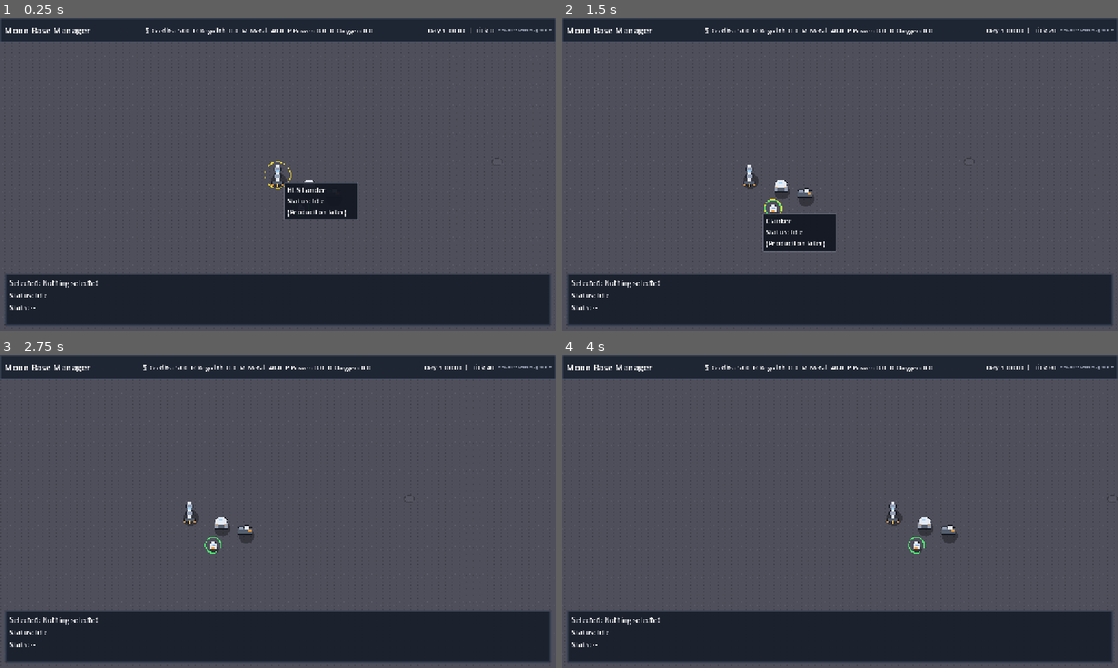
Above: before the commit, frames 1-4 (two rows, left to right).
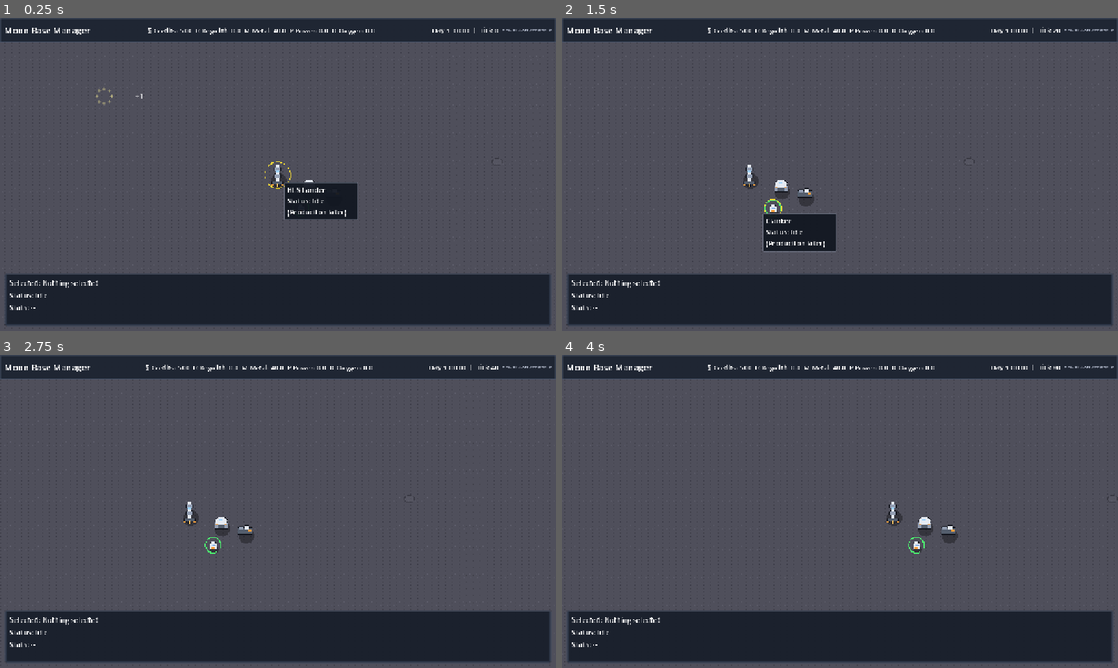
Above: after the commit, the same moments.

Repository: gitgrahamdunn/MoonIsState
Game: Godot game, scene res://scenes/game/Main.tscn
The game is run twice, just before and just after one commit, with the same random seed, the same clock (stepped at 60 frames per second) and the same inputs.
Inputs (mouse positions are in pixels of both pictures, inside the frame that each line leads up to):
- Up to frame 1 (0.25 s): no input
- Up to frame 2 (1.5 s): tap A at 0.5, 1.25 s; move the mouse to (962, 158) at 0.52 s; hold Right (ui_right) 0.53-1.25 s; tap C at 0.6 s; click (962, 158) at 0.67 s; drag from (728, 190) to (812, 237) at 1.27 s
- Up to frame 3 (2.75 s): tap A at 2 s; move the mouse to (333, 442) at 2.02 s; hold Right (ui_right) from 2.03 s (still down); tap C at 2.1 s; click (333, 442) at 2.17 s
- Up to frame 4 (4 s): release Right (ui_right) at 2.75 s; tap A at 2.75, 3.5 s; drag from (812, 574) to (673, 464) at 2.77 s; move the mouse to (1006, 558) at 3.52 s; hold Left (ui_left) from 3.53 s (still down); tap C at 3.6 s; click (1006, 558) at 3.67 s

The runs differ from the first frame. In frame 1, 0.5% of the frame differs, in the area x 17-99%, y 2-28%; in frame 2, 0.4%; in frame 3, 0.4%; in frame 4, 0.4%.
Error after the commit: Invalid assignment of property or key 'text' with value of type 'String' on a base object of type 'Nil'. (res://scripts/ui/floating_text.gd:14)

Commit message:
Add prototype feedback FX layer with popups, bursts, and alert strip

Diff:
--- a/scenes/game/Main.tscn
+++ b/scenes/game/Main.tscn
@@ -7,6 +7,7 @@
 [ext_resource type="PackedScene" path="res://scenes/ui/HUD.tscn" id="5_hud"]
 [ext_resource type="Script" path="res://scripts/components/ground.gd" id="6_f3j0w"]
 [ext_resource type="Script" path="res://scripts/ui/hover_manager.gd" id="7_hovm"]
+[ext_resource type="PackedScene" path="res://scenes/ui/FXLayer.tscn" id="8_fx"]
 
 [node name="Main" type="Node2D"]
 script = ExtResource("1_3aw8l")
@@ -30,6 +31,8 @@
 
 [node name="HUD" parent="UILayer" instance=ExtResource("5_hud")]
 
+[node name="FXLayer" parent="UILayer" instance=ExtResource("8_fx")]
+
 [node name="SelectionOverlay" type="Control" parent="UILayer"]
 layout_mode = 3
 anchors_preset = 15
--- /dev/null
+++ b/scenes/ui/FXLayer.tscn
@@ -0,0 +1,20 @@
+[gd_scene load_steps=2 format=3]
+
+[ext_resource type="Script" path="res://scripts/ui/fx_layer.gd" id="1_fx"]
+
+[node name="FXLayer" type="CanvasLayer"]
+layer = 6
+script = ExtResource("1_fx")
+
+[node name="BurstRoot" type="Node2D" parent="."]
+
+[node name="PopupRoot" type="Control" parent="."]
+layout_mode = 3
+anchors_preset = 15
+anchor_right = 1.0
+anchor_bottom = 1.0
+grow_horizontal = 2
+grow_vertical = 2
+mouse_filter = 2
+
+[node name="ChimePlayer" type="AudioStreamPlayer" parent="."]
--- /dev/null
+++ b/scenes/ui/FloatingText.tscn
@@ -0,0 +1,16 @@
+[gd_scene load_steps=2 format=3]
+
+[ext_resource type="Script" path="res://scripts/ui/floating_text.gd" id="1_floating"]
+
+[node name="FloatingText" type="Control"]
+offset_right = 160.0
+offset_bottom = 24.0
+mouse_filter = 2
+script = ExtResource("1_floating")
+
+[node name="Label" type="Label" parent="."]
+layout_mode = 0
+offset_right = 160.0
+offset_bottom = 24.0
+horizontal_alignment = 1
+text = "+1"
--- a/scenes/ui/HUD.tscn
+++ b/scenes/ui/HUD.tscn
@@ -181,6 +181,24 @@
 modulate = Color(0.72, 0.75, 0.82, 1)
 theme_override_font_sizes/font_size = 11
 text = "dev-build"
+
+
+[node name="AlertStrip" type="PanelContainer" parent="."]
+visible = false
+layout_mode = 1
+anchors_preset = 10
+anchor_left = 0.62
+anchor_right = 0.98
+offset_top = 60.0
+offset_bottom = 88.0
+mouse_filter = 2
+theme_override_styles/panel = SubResource("StyleBoxFlat_panel")
+
+[node name="AlertLabel" type="Label" parent="AlertStrip"]
+layout_mode = 2
+text = "LOW POWER  |  LOW OXYGEN  |  NO CLANKERS"
+horizontal_alignment = 1
+vertical_alignment = 1
 
 [node name="LeftBuildPanel" type="PanelContainer" parent="."]
 layout_mode = 1
--- /dev/null
+++ b/scenes/ui/SparkleBurst.tscn
@@ -0,0 +1,6 @@
+[gd_scene load_steps=2 format=3]
+
+[ext_resource type="Script" path="res://scripts/ui/sparkle_burst.gd" id="1_sparkle"]
+
+[node name="SparkleBurst" type="Node2D"]
+script = ExtResource("1_sparkle")
--- a/scripts/core/game.gd
+++ b/scripts/core/game.gd
@@ -21,8 +21,18 @@
 	var command_dome_id: int = Sim.spawn_entity(&"command_dome", start_pos + Vector2(72.0, 24.0), 1, &"building")
 	var worker_id: int = Sim.spawn_entity(&"worker", start_pos + Vector2(54.0, 76.0), 1, &"unit")
 	Sim.spawn_entity(&"scrap_heap", start_pos + Vector2(128.0, 40.0), 1, &"building")
-	print("[Game] Sim.entities.size=", Sim.entities.size())
 	_verify_spawn_kinds(lander_id, command_dome_id, [worker_id])
+
+	var fx_pos: Vector2 = start_pos
+	var lander: Dictionary = Sim.get_entity(lander_id)
+	if not lander.is_empty():
+		fx_pos = lander.get("pos", fx_pos) as Vector2
+	else:
+		var command_dome: Dictionary = Sim.get_entity(command_dome_id)
+		if not command_dome.is_empty():
+			fx_pos = command_dome.get("pos", fx_pos) as Vector2
+	Sim.emit_signal("fx_popup", fx_pos, "First landing successful!", &"info")
+	Sim.emit_signal("fx_burst", fx_pos, &"sparkle")
 
 func load_match(path: String) -> void:
 	push_warning("load_match is not implemented yet: %s" % path)
--- a/scripts/core/main.gd
+++ b/scripts/core/main.gd
@@ -1,6 +1,6 @@
 extends Node2D
 
-const BUILD_STAMP: String = "dev-0019-hover-ground"
+const BUILD_STAMP: String = "dev-0022-fx-feedback"
 const PAN_SPEED: float = 320.0
 const CAMERA_ZOOM_LEVELS: Array[float] = [1.0, 2.0, 3.0]
 
--- a/scripts/core/sim.gd
+++ b/scripts/core/sim.gd
@@ -5,9 +5,13 @@
 signal entity_updated(entity_id: int)
 signal resources_changed(resources: Dictionary)
 signal tick_advanced(tick_count: int)
+signal fx_popup(world_pos: Vector2, text: String, kind: StringName)
+signal fx_burst(world_pos: Vector2, kind: StringName)
+signal alerts_changed(alerts: Array[String])
 
 const TICKS_PER_SECOND: int = 20
 const DT: float = 1.0 / float(TICKS_PER_SECOND)
+const DEBUG: bool = false
 const MOVE_EPSILON: float = 4.0
 const CLANKER_DURABILITY_MAX: float = 100.0
 const CLANKER_DECAY_IDLE_PER_SEC: float = 0.02
@@ -47,6 +51,7 @@
 	_launchpad_warning_printed = false
 	_resources_dirty = true
 	emit_signal("resources_changed", resources.duplicate(true))
+	emit_signal("alerts_changed", [] as Array[String])
 	_resources_dirty = false
 
 func step() -> void:
@@ -92,7 +97,8 @@
 		e["move_target"] = target
 		e["has_move_target"] = true
 		entities[id] = e
-		print("[Sim] set move target for ", id, " -> ", target)
+		if DEBUG:
+			print("[Sim] set move target for ", id, " -> ", target)
 
 func _handle_build_command(cmd: Dictionary) -> void:
 	var building_def_id: StringName = cmd.get("building_def", &"") as StringName
@@ -113,7 +119,8 @@
 	var needed_money: float = building_def.cost_money
 	var needed_metal: float = building_def.cost_metal
 	if get_resource(&"money") < needed_money or get_resource(&"metal") < needed_metal:
-		print("[Build] Not enough resources for ", String(building_def_id))
+		if DEBUG:
+			print("[Build] Not enough resources for ", String(building_def_id))
 		return
 
 	set_resource(&"money", get_resource(&"money") - needed_money)
@@ -131,12 +138,14 @@
 	e["assigned_clankers"] = [] as Array[int]
 	entities[entity_id] = e
 	emit_signal("entity_updated", entity_id)
-	print("[Build] accepted def=", String(building_def_id), " id=", entity_id, " money=", get_resource(&"money"), " metal=", get_resource(&"metal"))
+	if DEBUG:
+		print("[Build] accepted def=", String(building_def_id), " id=", entity_id, " money=", get_resource(&"money"), " metal=", get_resource(&"metal"))
 
 func _handle_launch_robot_command() -> void:
 	if not has_completed_launchpad():
 		if not _launchpad_warning_printed:
-			print("[Launch] blocked: no completed launchpad")
+			if DEBUG:
+				print("[Launch] blocked: no completed launchpad")
 			_launchpad_warning_printed = true
 		return
 	_launchpad_warning_printed = false
@@ -147,12 +156,14 @@
 	spawn_entity(&"worker", spawn_pos + Vector2(20.0, 0.0), 1, &"unit")
 	spawn_entity(&"worker", spawn_pos + Vector2(36.0, 12.0), 1, &"unit")
 	spawn_entity(&"worker", spawn_pos + Vector2(36.0, -12.0), 1, &"unit")
-	print("[Launch] robot drop success: money=", get_resource(&"money"), " clankers+3")
+	if DEBUG:
+		print("[Launch] robot drop success: money=", get_resource(&"money"), " clankers+3")
 
 func _handle_launch_earth_mission_command() -> void:
 	if not has_completed_launchpad():
 		if not _launchpad_warning_printed:
-			print("[Launch] blocked: no completed launchpad")
+			if DEBUG:
+				print("[Launch] blocked: no completed launchpad")
 			_launchpad_warning_printed = true
 		return
 	_launchpad_warning_printed = false
@@ -160,7 +171,8 @@
 		return
 	set_resource(&"money", get_resource(&"money") - 2.0)
 	money_rate_per_sec += 0.05 / 60.0
-	print("[Launch] earth mission success: money=", get_resource(&"money"), " rate=", money_rate_per_sec)
+	if DEBUG:
+		print("[Launch] earth mission success: money=", get_resource(&"money"), " rate=", money_rate_per_sec)
 
 func _handle_scrap_broken_command(cmd: Dictionary) -> void:
 	var broken_id: int = int(cmd.get("broken_id", -1))
@@ -196,7 +208,8 @@
 			nearest_id = candidate_id
 
 	if nearest_id <= 0:
-		print("[Scrap] no available clanker for broken id=", broken_id)
+		if DEBUG:
+			print("[Scrap] no available clanker for broken id=", broken_id)
 		return
 
 	var clanker: Dictionary = entities[nearest_id] as Dictionary
@@ -219,7 +232,8 @@
 	broken["is_being_towed"] = true
 	broken["towed_by_unit_id"] = nearest_id
 	entities[broken_id] = broken
-	print("[Scrap] clanker ", nearest_id, " towing broken ", broken_id)
+	if DEBUG:
+		print("[Scrap] clanker ", nearest_id, " towing broken ", broken_id)
 	emit_signal("entity_updated", nearest_id)
 	emit_signal("entity_updated", broken_id)
 
@@ -340,7 +354,10 @@
 					unit["job"] = {"type": &"idle"}
 					entities[unit_id] = unit
 					emit_signal("entity_updated", unit_id)
-			print("[Build] completed entity=", id)
+			var completed_pos: Vector2 = e.get("pos", Vector2.ZERO) as Vector2
+			emit_signal("fx_burst", completed_pos, &"sparkle")
+			if DEBUG:
+				print("[Build] completed entity=", id)
 			continue
 		entities[id] = e
 		emit_signal("entity_updated", id)
@@ -383,7 +400,8 @@
 			e["has_move_target"] = false
 			e["is_being_towed"] = false
 			e["towed_by_unit_id"] = -1
-			print("[Clanker] broke: id=", id)
+			if DEBUG:
+				print("[Clanker] broke: id=", id)
 			should_emit_update = true
 
 		entities[id] = e
--- /dev/null
+++ b/scripts/ui/floating_text.gd
@@ -0,0 +1,36 @@
+extends Control
+
+const LIFETIME_SEC: float = 0.8
+const RISE_MIN: float = 20.0
+const RISE_MAX: float = 40.0
+
+var _elapsed: float = 0.0
+var _start_position: Vector2 = Vector2.ZERO
+var _rise_amount: float = 28.0
+
+@onready var _label: Label = $Label
+
+func setup(text_value: String, kind: StringName) -> void:
+	_label.text = text_value
+	_label.modulate = _color_for_kind(kind)
+
+func _ready() -> void:
+	_start_position = position
+	_rise_amount = randf_range(RISE_MIN, RISE_MAX)
+
+func _process(delta: float) -> void:
+	_elapsed += delta
+	var t: float = clamp(_elapsed / LIFETIME_SEC, 0.0, 1.0)
+	position = _start_position + Vector2(0.0, -(_rise_amount * t))
+	modulate.a = 1.0 - t
+	if _elapsed >= LIFETIME_SEC:
+		queue_free()
+
+func _color_for_kind(kind: StringName) -> Color:
+	if kind == &"money":
+		return Color(0.42, 1.0, 0.56, 1.0)
+	if kind == &"resource":
+		return Color(0.54, 0.86, 1.0, 1.0)
+	if kind == &"warning":
+		return Color(1.0, 0.45, 0.34, 1.0)
+	return Color(1.0, 1.0, 1.0, 1.0)
--- /dev/null
+++ b/scripts/ui/fx_layer.gd
@@ -0,0 +1,47 @@
+extends CanvasLayer
+
+@export var play_chime: bool = false
+@export var popup_scene: PackedScene = preload("res://scenes/ui/FloatingText.tscn")
+@export var burst_scene: PackedScene = preload("res://scenes/ui/SparkleBurst.tscn")
+
+@onready var _popup_root: Control = $PopupRoot
+@onready var _burst_root: Node2D = $BurstRoot
+@onready var _chime_player: AudioStreamPlayer = $ChimePlayer
+
+func _ready() -> void:
+	Sim.fx_popup.connect(_on_fx_popup)
+	Sim.fx_burst.connect(_on_fx_burst)
+
+func _on_fx_popup(world_pos: Vector2, text_value: String, kind: StringName) -> void:
+	var popup: Control = popup_scene.instantiate() as Control
+	if popup == null:
+		return
+	var screen_pos: Vector2 = _world_to_screen(world_pos)
+	popup.position = screen_pos
+	if popup.has_method("setup"):
+		popup.call("setup", text_value, kind)
+	_popup_root.add_child(popup)
+	_try_play_chime()
+
+func _on_fx_burst(world_pos: Vector2, _kind: StringName) -> void:
+	var burst: Node2D = burst_scene.instantiate() as Node2D
+	if burst == null:
+		return
+	burst.position = _world_to_screen(world_pos)
+	_burst_root.add_child(burst)
+
+func _world_to_screen(world_pos: Vector2) -> Vector2:
+	var camera: Camera2D = get_tree().current_scene.get_node_or_null("World/WorldCamera") as Camera2D
+	if camera == null:
+		return world_pos
+	var viewport_rect: Rect2 = get_viewport().get_visible_rect()
+	var viewport_center: Vector2 = viewport_rect.size * 0.5
+	var offset: Vector2 = (world_pos - camera.global_position) / camera.zoom
+	return viewport_center + offset
+
+func _try_play_chime() -> void:
+	if not play_chime:
+		return
+	if _chime_player.stream == null:
+		return
+	_chime_player.play()
--- a/scripts/ui/hud.gd
+++ b/scripts/ui/hud.gd
@@ -13,6 +13,8 @@
 @onready var oxygen_label: Label = $TopBar/TopRow/ResourceRow/OxygenLabel
 @onready var time_label: Label = $TopBar/TopRow/TimeLabel
 @onready var build_stamp_label: Label = $TopBar/TopRow/BuildStampLabel
+@onready var alert_strip: PanelContainer = $AlertStrip
+@onready var alert_strip_label: Label = $AlertStrip/AlertLabel
 
 @onready var selected_label: Label = $InfoPanel/InfoVBox/SelectedLabel
 @onready var status_label: Label = $InfoPanel/InfoVBox/StatusLabel
@@ -53,9 +55,11 @@
 	Sim.resources_changed.connect(_on_resources_changed)
 	Sim.tick_advanced.connect(_on_tick_advanced)
 	Sim.entity_updated.connect(_on_entity_updated)
+	Sim.alerts_changed.connect(_on_alerts_changed)
 
 	_on_resources_changed(Sim.resources)
 	_on_tick_advanced(Sim.tick_count)
+	_on_alerts_changed([] as Array[String])
 	_show_empty_selection()
 
 func set_build_stamp(build_stamp: String) -> void:
@@ -116,8 +120,15 @@
 	set_selected_entity(_selected_entity_id)
 
 func _on_build_clicked(building_def_id: StringName) -> void:
-	print("[HUD] build clicked: %s" % String(building_def_id))
 	emit_signal("build_button_clicked", building_def_id)
+
+func _on_alerts_changed(alerts: Array[String]) -> void:
+	if alerts.is_empty():
+		alert_strip.visible = false
+		alert_strip_label.text = ""
+		return
+	alert_strip.visible = true
+	alert_strip_label.text = "  |  ".join(alerts)
 
 func _get_entity_display_name(entity: Dictionary) -> String:
 	var def_id: StringName = entity.get("def_id", &"") as StringName
--- /dev/null
+++ b/scripts/ui/sparkle_burst.gd
@@ -0,0 +1,32 @@
+extends Node2D
+
+const LIFETIME_SEC: float = 0.5
+
+var _elapsed: float = 0.0
+var _star_count: int = 10
+var _base_radius: float = 8.0
+
+func _ready() -> void:
+	_star_count = randi_range(8, 12)
+	_base_radius = randf_range(6.0, 10.0)
+	queue_redraw()
+
+func _process(delta: float) -> void:
+	_elapsed += delta
+	queue_redraw()
+	if _elapsed >= LIFETIME_SEC:
+		queue_free()
+
+func _draw() -> void:
+	var t: float = clamp(_elapsed / LIFETIME_SEC, 0.0, 1.0)
+	var alpha: float = 1.0 - t
+	var radius: float = lerp(_base_radius, _base_radius + 16.0, t)
+	for i: int in range(_star_count):
+		var angle: float = TAU * (float(i) / float(_star_count))
+		var dir: Vector2 = Vector2(cos(angle), sin(angle))
+		var star_pos: Vector2 = dir * radius
+		_draw_star(star_pos, 2.0 + (1.2 * (1.0 - t)), Color(1.0, 0.96, 0.6, alpha))
+
+func _draw_star(center: Vector2, half_size: float, color: Color) -> void:
+	draw_line(center + Vector2(-half_size, 0.0), center + Vector2(half_size, 0.0), color, 1.2, true)
+	draw_line(center + Vector2(0.0, -half_size), center + Vector2(0.0, half_size), color, 1.2, true)
Not shown: 1 places in scenes/game/Main.tscn that only renumber resources
